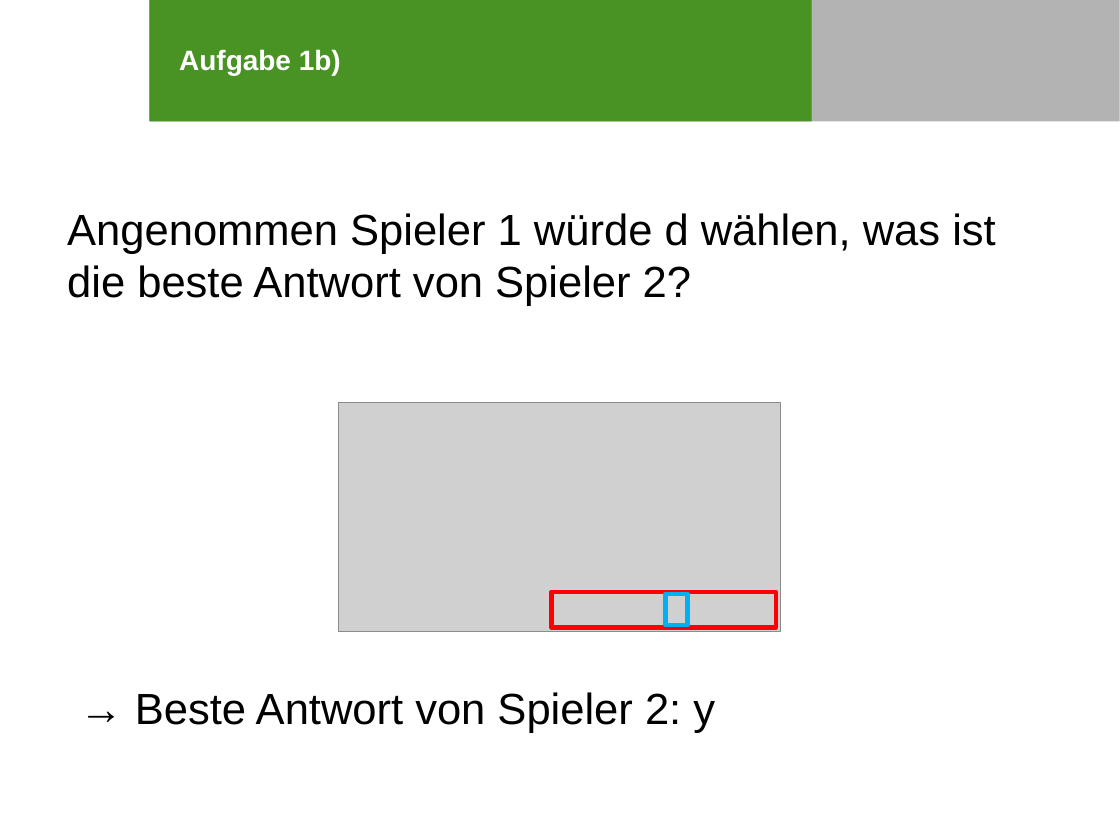
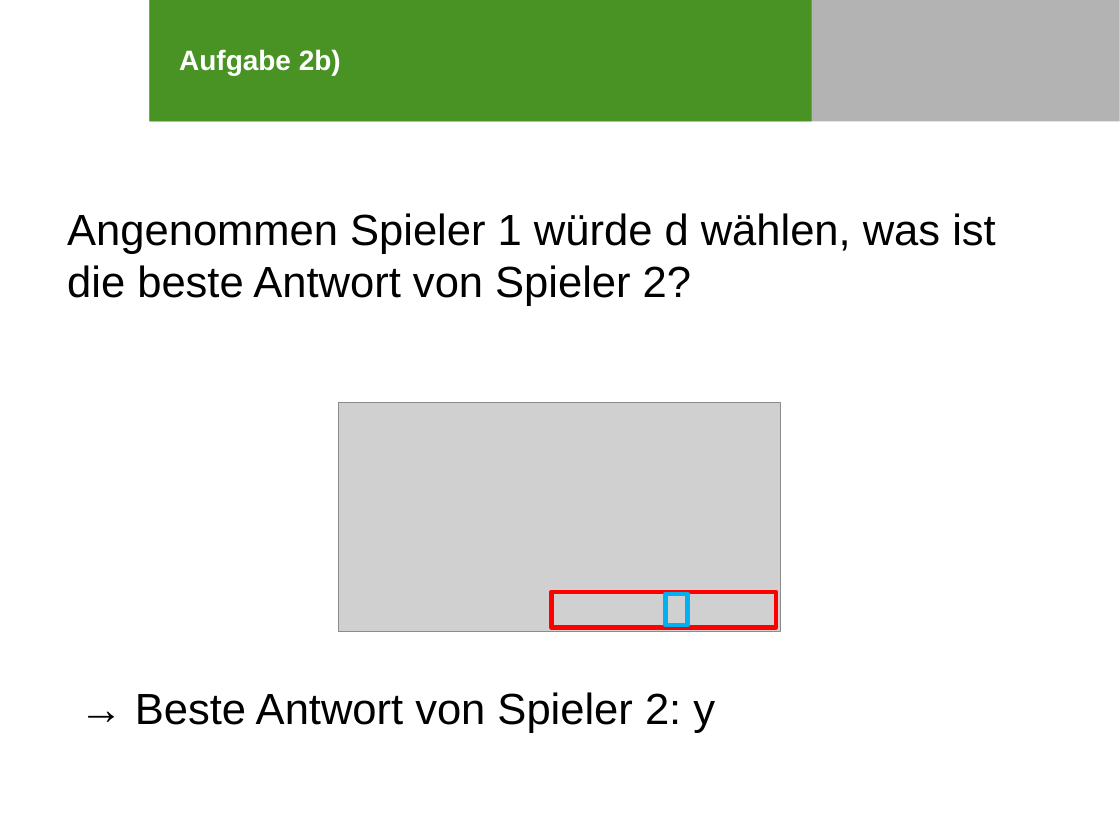
Before and after one commit to SOAS-Uni-Augsburg/ws16-17-group-10, a slide deck: slide 6 of Blatt-04/Präsi_Blatt04_Aufgabe2.pptx. Drawn at 1120x840 pixels with LibreOffice and Linux fonts; fonts in the diff are those of the drawing; grey boxes stand for pictures; background and template pictures are left out. Boxes give left, top, right and bottom in pixels: in the first picture for what was removed or moved away, otherwise in the second. Text is boxed around its words. In the diff, an @@ line names an element or a change of style, - is before the commit and + after.

Commit message:
Präsi: Aufgabennummer korrigiert

```diff
--- a/Blatt-04/Präsi_Blatt04_Aufgabe2.pptx
+++ b/Blatt-04/Präsi_Blatt04_Aufgabe2.pptx
@@ title at (x1=179, y1=49, x2=341, y2=76): text changed @@
-Aufgabe 1b)
+Aufgabe 2b)
```
Also in this commit, not shown: 29 other slides changed, 1 other file.
